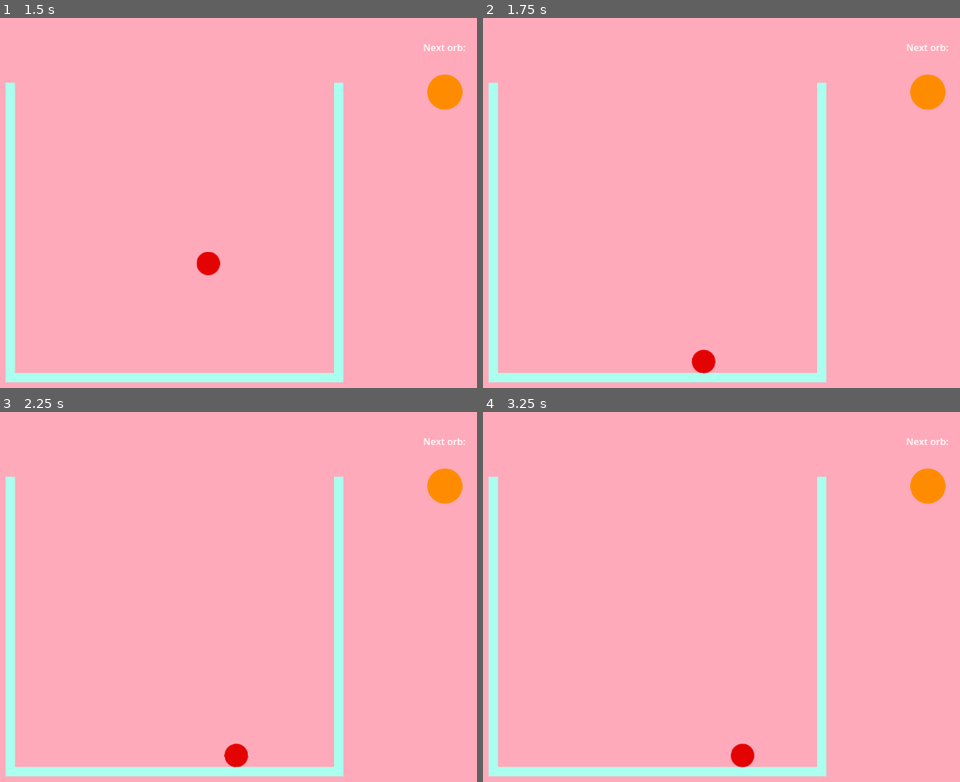
Above: before the commit, frames 1-4 (two rows, left to right).
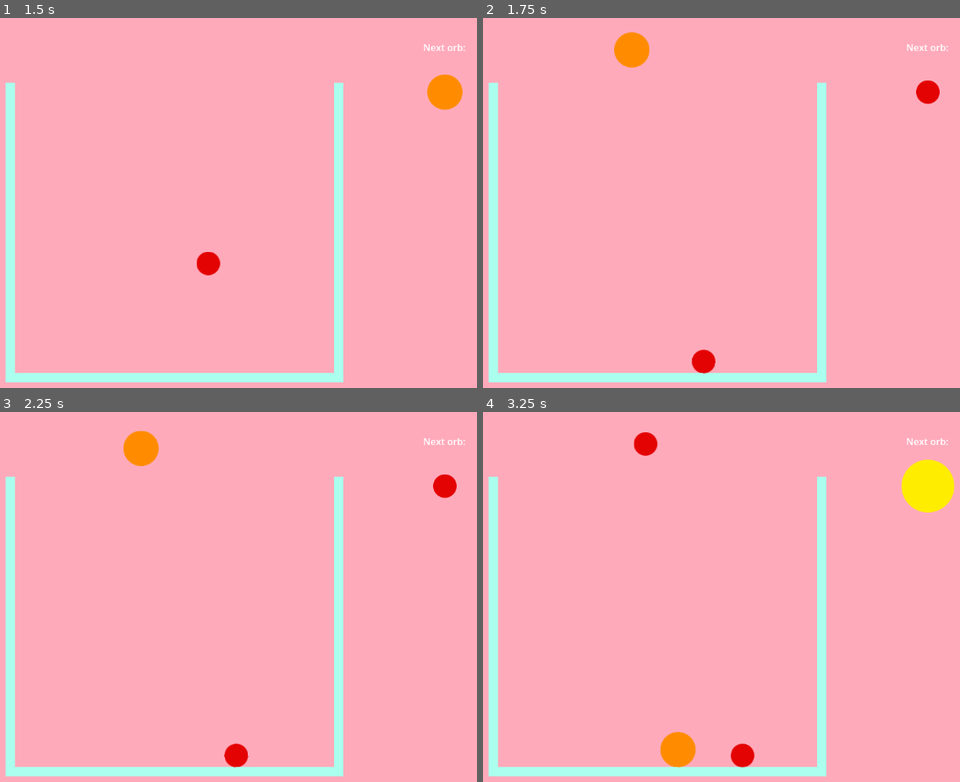
Above: after the commit, the same moments.

Repository: LailaiLand/Orbz
Game: Godot game, scene res://main.tscn
Two runs of this game, one before a commit and one after it. Both use one fixed random seed, a clock stepped at 60 frames per second and the inputs below.
Inputs:
- Up to frame 1 (1.5 s): tap Enter at 0.5 s; hold D (move_right) 0.53-1.28 s; tap Space (drop) at 0.6, 1.35 s; hold A (move_left) from 1.28 s (still down)
- Up to frame 2 (1.75 s): keep holding A (move_left)
- Up to frame 3 (2.25 s): release A (move_left) at 2.03 s; hold D (move_right) from 2.03 s (still down); tap Space (drop) at 2.1 s
- Up to frame 4 (3.25 s): keep holding D (move_right); tap Space (drop) at 2.85 s

Frame 1 is identical in both runs. In frame 2, 1.1% of the frame differs, in the area x 27-97%, y 3-25%; in frame 3, 1.1%; in frame 4, 2.1%, in the area x 31-99%, y 5-97%.

Commit message:
Droppin' balls!
Also I need to remember to add the stop left/right fields and all signals oops scatterbrain

Diff:
--- a/GameBoard.gd
+++ b/GameBoard.gd
@@ -9,20 +9,18 @@
 @export var pride_orb_scene: PackedScene
 
 
-var next_orb
-
 func _ready():
 	var start_orb = red_orb_scene.instantiate()
 	start_orb.position = $PlacementMarker.position
 	start_orb.gravity_scale = 0
 	add_child(start_orb)
 	start_orb.movable = true
-	next_orb = random_next_orb()
+	_random_next_orb()
 
 #func _process(delta):
 	#TODO: make drop function
 
-func random_next_orb():
+func _random_next_orb():
 	var random_num = randi_range(1, 3)
 	var temp_next
 	if random_num == 1:
@@ -33,16 +31,42 @@
 		temp_next = yellow_orb_scene.instantiate()
 	temp_next.position = $NextMarker.position
 	temp_next.gravity_scale = 0
+	temp_next.movable = false
+	temp_next.is_next = true
 	add_child(temp_next)
-	temp_next.movable = false
-	return temp_next
 
-func new_orb():
-	next_orb.position = $PlacementMarker.position
-	next_orb.movable = true
-	random_next_orb()
+func _new_orb():
+	for orb in get_children():
+		if orb.is_in_group("orbs"):
+			if orb.is_next == true:
+				_spawn_new_orb(orb)
+				orb.queue_free()
+			else:
+				continue
+		else:
+			continue
+
+	_random_next_orb()
+
+func _on_orb_dropped():
+	$DropTimer.start()
+
+func _spawn_new_orb(orb_name):
+	var orb_spawn
+	if orb_name.is_in_group("red"):
+		orb_spawn = red_orb_scene.instantiate()
+	elif orb_name.is_in_group("orange"):
+		orb_spawn = orange_orb_scene.instantiate()
+	elif orb_name.is_in_group("yellow"):
+		orb_spawn = yellow_orb_scene.instantiate()
+	orb_spawn.position = $PlacementMarker.position
+	orb_spawn.movable = true
+	orb_spawn.gravity_scale = 0
+	add_child(orb_spawn)
+
+func _on_stop_left_body_entered(body):
+	body.stop_left = true
 
 
-
-func _on_stop_left_body_entered(body):
-	print(body.name)
+func _on_drop_timer_timeout():
+	_new_orb()
--- a/game_board.tscn
+++ b/game_board.tscn
@@ -82,4 +82,5 @@
 [node name="CollisionShape2D" type="CollisionShape2D" parent="StopLeft"]
 shape = SubResource("RectangleShape2D_40rh3")
 
+[connection signal="timeout" from="DropTimer" to="." method="_on_drop_timer_timeout"]
 [connection signal="body_entered" from="StopLeft" to="." method="_on_stop_left_body_entered"]
--- a/orb.gd
+++ b/orb.gd
@@ -1,24 +1,40 @@
 extends RigidBody2D
 
+var is_next = false
 var movable = false
 var stop_left = false
 var stop_right = false
 
-func get_input():
+signal dropped
+
+func _ready():
+	connect("dropped", get_parent()._on_orb_dropped)
+
+
+
+func _get_input():
 	var direction
 	if Input.is_action_pressed("move_left") and !stop_left:
 		direction = -100
 	elif Input.is_action_pressed("move_right") and !stop_right:
 		direction = 100
-	elif stop_left or stop_right or Input.is_action_just_released("move_left") or Input.is_action_just_released("move_right") :
-		direction = 0
 	else :
-		direction = 0
+		direction = - (linear_velocity.x / 2)
 	return direction
 
-func _physics_process(delta):
+func _physics_process(_delta):
 	if movable:
-		set_axis_velocity(Vector2(get_input(), 0))
+		set_axis_velocity(Vector2(_get_input(), 0))
 		if Input.is_action_just_pressed("drop"):
 			movable = false
 			gravity_scale = 1
+			emit_signal("dropped")
+	#TODO: cycle all collosions and send to _check_for_match()
+	#      Also find out if that is too resource intensive/find easier way
+
+func _check_for_match(collision):
+	if self.is_in_group("red") and collision.is_in_group("red"):
+		_combine("orange", self.position, collision.position)
+
+func _combine(colour, pos1, pos2):
+	pass #TODO emit signal and vectors
--- a/orb_green.tscn
+++ b/orb_green.tscn
@@ -5,8 +5,9 @@
 [sub_resource type="CircleShape2D" id="CircleShape2D_5xkl4"]
 radius = 67.0
 
-[node name="OrbGreen" type="RigidBody2D"]
+[node name="OrbGreen" type="RigidBody2D" groups=["green", "orbs"]]
 contact_monitor = true
+can_sleep = false
 
 [node name="Sprite2D" type="Sprite2D" parent="."]
 texture = ExtResource("1_qq57s")
--- a/orb_indigo.tscn
+++ b/orb_indigo.tscn
@@ -5,8 +5,9 @@
 [sub_resource type="CircleShape2D" id="CircleShape2D_1kswt"]
 radius = 95.0474
 
-[node name="OrbIndigo" type="RigidBody2D"]
+[node name="OrbIndigo" type="RigidBody2D" groups=["indigo", "orbs"]]
 contact_monitor = true
+can_sleep = false
 
 [node name="Sprite2D" type="Sprite2D" parent="."]
 texture = ExtResource("1_tnhim")
--- a/orb_orange.tscn
+++ b/orb_orange.tscn
@@ -6,8 +6,9 @@
 [sub_resource type="CircleShape2D" id="CircleShape2D_5v4f1"]
 radius = 30.0666
 
-[node name="OrbOrange" type="RigidBody2D"]
+[node name="OrbOrange" type="RigidBody2D" groups=["orange", "orbs"]]
 contact_monitor = true
+can_sleep = false
 script = ExtResource("1_6bpc6")
 
 [node name="Sprite2D" type="Sprite2D" parent="."]
--- a/orb_pride.tscn
+++ b/orb_pride.tscn
@@ -5,8 +5,9 @@
 [sub_resource type="CircleShape2D" id="CircleShape2D_cfh2m"]
 radius = 151.0
 
-[node name="OrbPride" type="RigidBody2D"]
+[node name="OrbPride" type="RigidBody2D" groups=["orbs", "pride"]]
 contact_monitor = true
+can_sleep = false
 
 [node name="Sprite2D" type="Sprite2D" parent="."]
 texture = ExtResource("1_7w561")
--- a/orb_red.tscn
+++ b/orb_red.tscn
@@ -6,9 +6,10 @@
 [sub_resource type="CircleShape2D" id="CircleShape2D_jbw5q"]
 radius = 20.025
 
-[node name="OrbRed" type="RigidBody2D"]
+[node name="OrbRed" type="RigidBody2D" groups=["orbs", "red"]]
 max_contacts_reported = 4
 contact_monitor = true
+can_sleep = false
 script = ExtResource("1_ret0a")
 
 [node name="OrbRedSprite" type="Sprite2D" parent="."]
--- a/orb_violet.tscn
+++ b/orb_violet.tscn
@@ -5,8 +5,9 @@
 [sub_resource type="CircleShape2D" id="CircleShape2D_y6kgr"]
 radius = 125.0
 
-[node name="OrbViolet" type="RigidBody2D"]
+[node name="OrbViolet" type="RigidBody2D" groups=["orbs", "violet"]]
 contact_monitor = true
+can_sleep = false
 
 [node name="Sprite2D" type="Sprite2D" parent="."]
 texture = ExtResource("1_g61fb")
--- a/orb_yellow.tscn
+++ b/orb_yellow.tscn
@@ -6,8 +6,9 @@
 [sub_resource type="CircleShape2D" id="CircleShape2D_3fdcm"]
 radius = 45.0111
 
-[node name="OrbYellow" type="RigidBody2D"]
+[node name="OrbYellow" type="RigidBody2D" groups=["orbs", "yellow"]]
 contact_monitor = true
+can_sleep = false
 script = ExtResource("1_053ih")
 
 [node name="Sprite2D" type="Sprite2D" parent="."]
